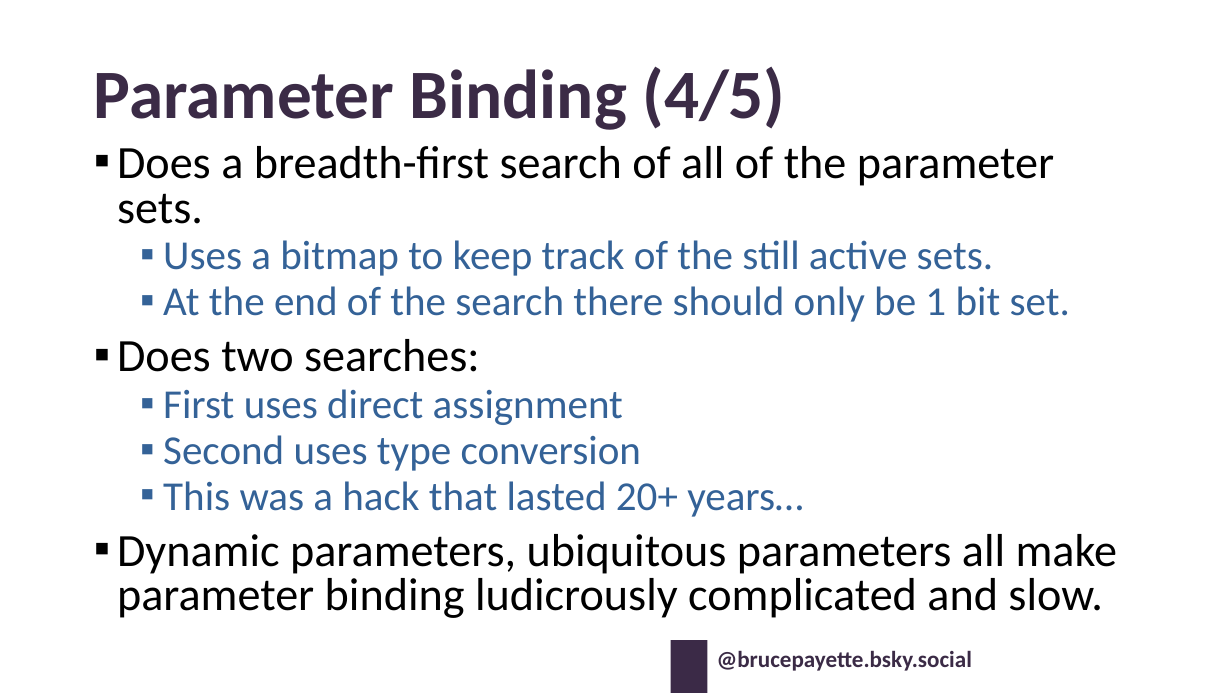
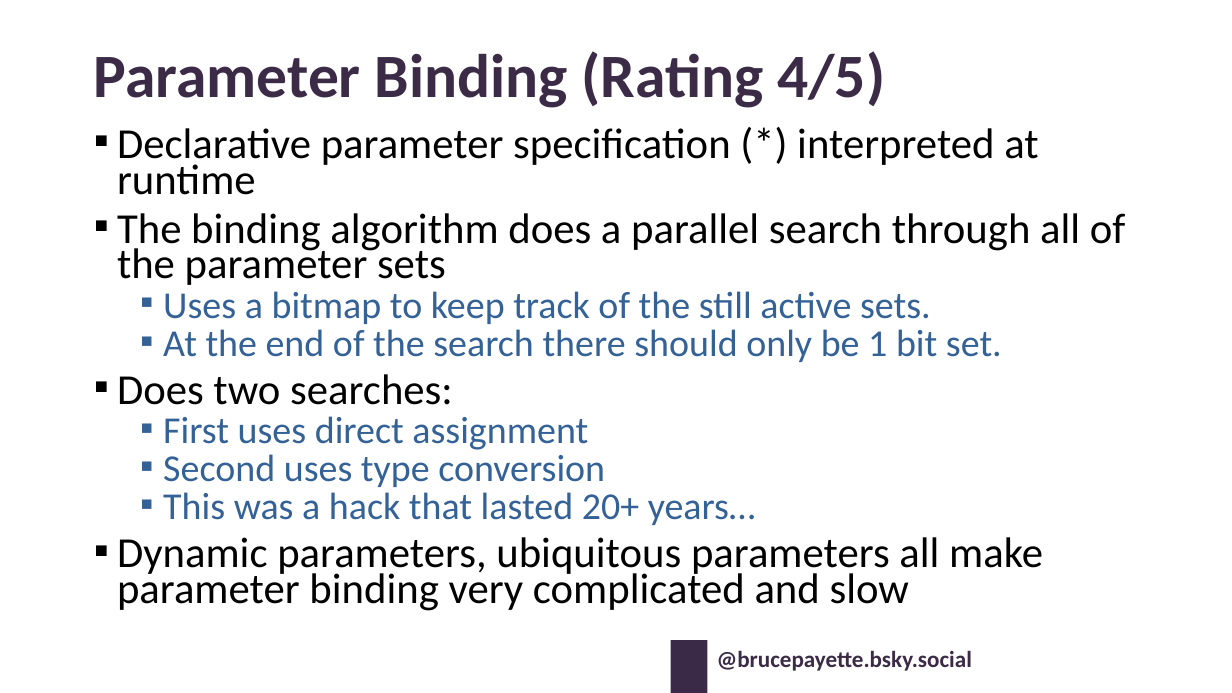
Before and after one commit to BrucePay/BraidLang, a slide deck: slide 13 of PSCONF26_Payette_Designing_PowerShell.pptx. Drawn at 1232x693 pixels with LibreOffice and Linux fonts; fonts in the diff are those of the drawing; background and template pictures are left out. Boxes give left, top, right and bottom in pixels: in the first picture for what was removed or moved away, otherwise in the second. Text is boxed around its words. In the diff, an @@ line names an element or a change of style, - is before the commit and + after.

```diff
--- a/PSCONF26_Payette_Designing_PowerShell.pptx
+++ b/PSCONF26_Payette_Designing_PowerShell.pptx
@@ title at <box>94,51,885,108</box>: text changed; size 54 to 48 pt @@
-Parameter Binding (4/5)
+Parameter Binding (Rating 4/5)
@@ text "Declarative parameter specification (*) interpreted ...": place and size @@
-text "Declarative parameter specification (*) interpreted ..." at <box>117,146,1117,618</box>
+text "Declarative parameter specification (*) interpreted ..." at <box>117,128,1126,611</box>
@@ text at <box>117,128,1126,285</box>: text changed; size 36 to 33.3 pt @@
-▪ Does a breadth-first search of all of the parameter sets.
+▪ Declarative parameter specification (*) interpreted at runtime
+▪ The binding algorithm does a parallel search through all of the parameter sets
@@ text at <box>117,291,1002,525</box>: size 32 to 29.6 pt in "Uses a bitmap to keep track of ...", "At the end of the search there ...", "First uses direct assignment", "Second uses type conversion" and 1 more places; size 36 to 33.3 pt in "Does two searches:"; line spacing 0.8 to 0.7 @@
@@ text at <box>117,537,1043,611</box>: text changed; size 36 to 33.3 pt @@
-▪ Dynamic parameters, ubiquitous parameters all make parameter binding ludicrously complicated and slow.
+▪ Dynamic parameters, ubiquitous parameters all make parameter binding very complicated and slow
```
Also in this commit, not shown: 18 other slides changed, 2 other files.
